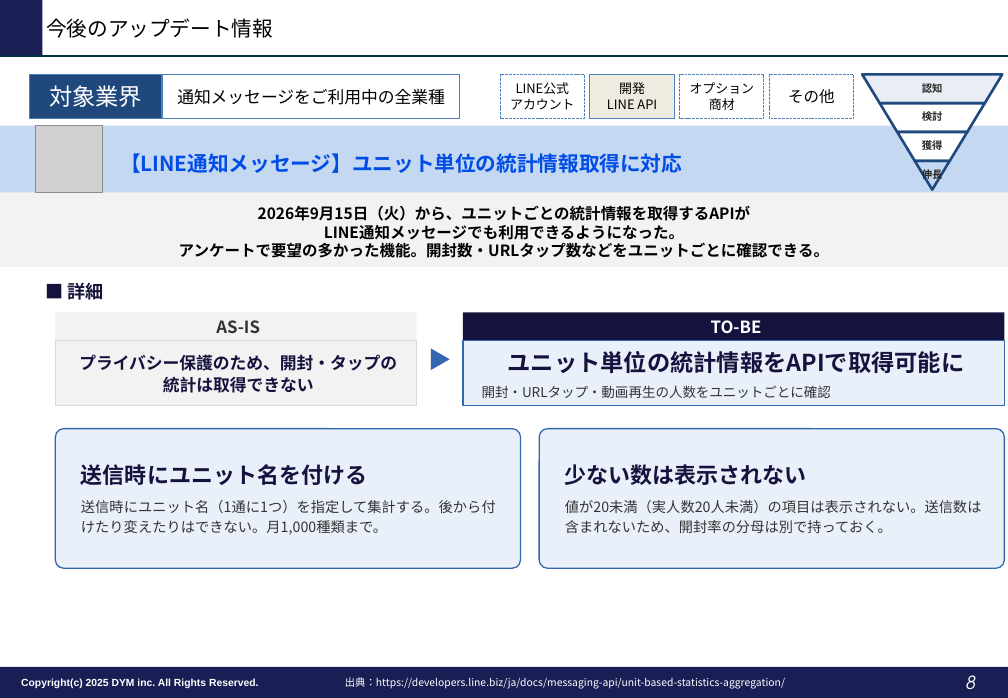
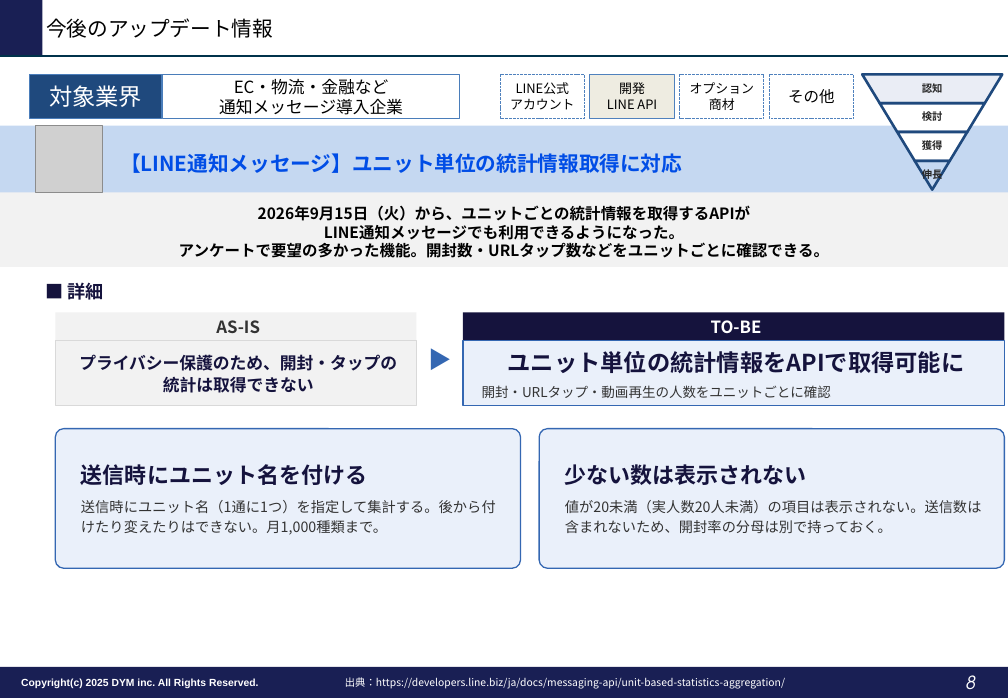
Before and after one commit to tonomura-r-dev/folder, a slide deck: slide 8 of LINEOA媒体最新情報_2026年10月トレンドレポート.pptx. Drawn at 1008x698 pixels with LibreOffice and Linux fonts; fonts in the diff are those of the drawing; grey boxes stand for pictures; background and template pictures are left out. Boxes give left, top, right and bottom in pixels: in the first picture for what was removed or moved away, otherwise in the second. Text is boxed around its words. In the diff, an @@ line names an element or a change of style, - is before the commit and + after.

```diff
--- a/LINEOA媒体最新情報_2026年10月トレンドレポート.pptx
+++ b/LINEOA媒体最新情報_2026年10月トレンドレポート.pptx
@@ text in rectangle at bbox=[219, 79, 403, 115]: text changed @@
-通知メッセージをご利用中の全業種
+EC・物流・金融など
+通知メッセージ導入企業
```
Also in this commit, not shown: 7 other slides changed.
